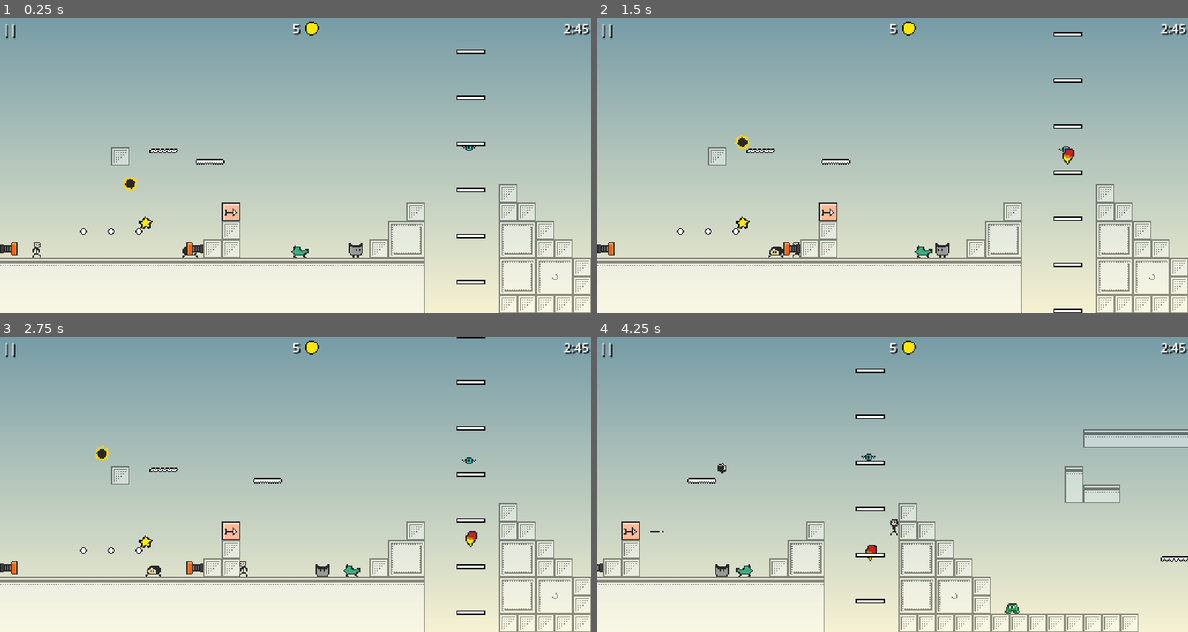
Above: before the commit, frames 1-4 (two rows, left to right).
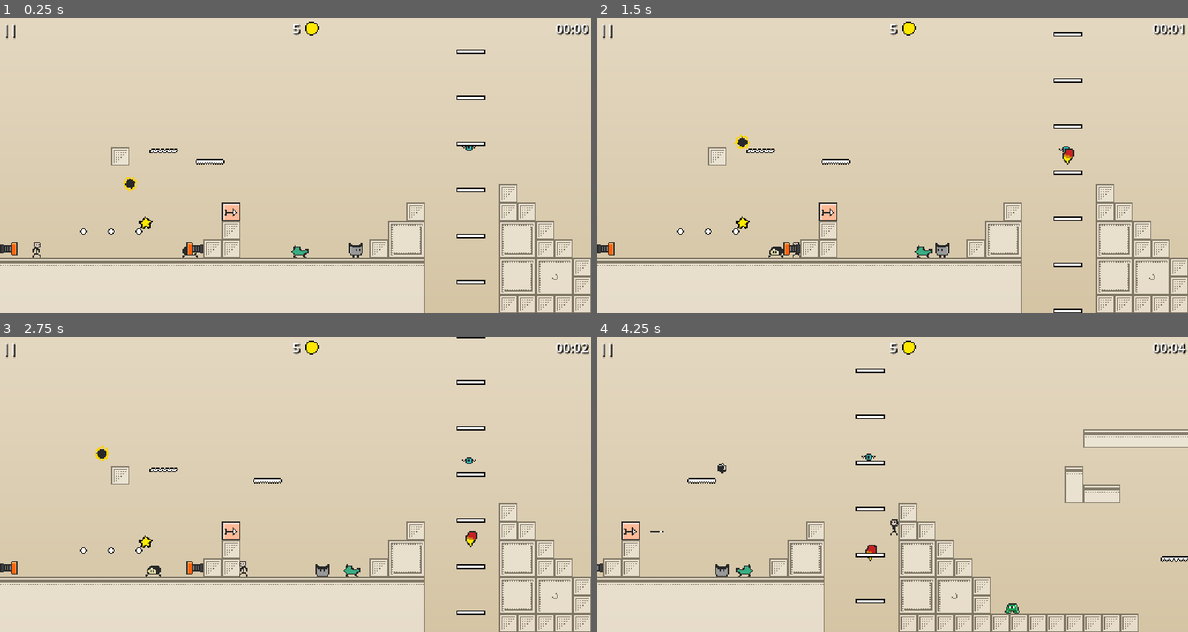
Above: after the commit, the same moments.

Repository: yannicka/ninja
Game: Godot game, scene res://src/Scenes/Game.tscn
Two runs of this game, one before a commit and one after it. Both use one fixed random seed, a clock stepped at 60 frames per second and the inputs below.
Inputs:
- Up to frame 1 (0.25 s): no input
- Up to frame 2 (1.5 s): hold Space (space) 0.53-1.28 s; hold Right (ui_right) from 0.53 s (still down); tap Up (ui_up) at 0.77 s; tap Space (space) at 1.35 s
- Up to frame 3 (2.75 s): tap Up (ui_up) at 1.52 s; release Right (ui_right) at 2.03 s; hold Left (ui_left) from 2.03 s (still down); hold Space (space) from 2.03 s (still down)
- Up to frame 4 (4.25 s): release Left (ui_left) at 2.78 s; release Space (space) at 2.78 s; hold Right (ui_right) from 2.78 s (still down); tap Space (space) at 2.85 s; tap Up (ui_up) at 3.02, 3.77 s; hold Space (space) from 3.53 s (still down)

The runs differ from the first frame. In frame 1, 75% of the frame differs, in the area x 0-100%, y 0-100%; in frame 2, 74%; in frame 3, 74%; in frame 4, 78%.

Commit message:
Ajout d'un compteur du nombre de secondes écoulées

Diff:
--- a/src/Scenes/Game.gd
+++ b/src/Scenes/Game.gd
@@ -1,4 +1,16 @@
 extends Node2D
+
+var seconds_elapsed = 0
+
+func _ready() -> void:
+	var timer = Timer.new()
+	timer.connect("timeout", func():
+		seconds_elapsed += 1
+		$CanvasLayer/HBoxContainer/MarginContainer3/Label.set_text(format_time(seconds_elapsed))
+	)
+	timer.wait_time = 1
+	add_child(timer)
+	timer.start()
 
 # var i = 0
 #
@@ -22,3 +34,9 @@
 
 func _on_jump_button_released():
 	$Level/Player.jumping = false
+
+func format_time(seconds: float) -> String:
+	var minutes = seconds / 60
+	var _seconds = fmod(seconds, 60)
+
+	return "%02d:%02d" % [minutes, _seconds]
--- a/src/Scenes/Game.tscn
+++ b/src/Scenes/Game.tscn
@@ -5,7 +5,8 @@
 [ext_resource type="Texture2D" uid="uid://j05twmx0bxdi" path="res://assets/coin.png" id="3_vur6n"]
 
 [sub_resource type="Gradient" id="Gradient_6ifhi"]
-colors = PackedColorArray(0.468168, 0.613746, 0.653906, 1, 0.965153, 0.949232, 0.826867, 1)
+offsets = PackedFloat32Array(0, 0.995146)
+colors = PackedColorArray(0.894118, 0.847059, 0.756863, 1, 0.835294, 0.772549, 0.647059, 1)
 
 [sub_resource type="GradientTexture2D" id="GradientTexture2D_j3wdl"]
 gradient = SubResource("Gradient_6ifhi")
@@ -40,12 +41,14 @@
 grow_horizontal = 2
 
 [node name="MarginContainer1" type="MarginContainer" parent="CanvasLayer/HBoxContainer"]
+layout_mode = 2
 offset_right = 15.0
 offset_bottom = 19.0
 size_flags_horizontal = 2
 theme_override_constants/margin_left = 2
 
 [node name="Label" type="Label" parent="CanvasLayer/HBoxContainer/MarginContainer1"]
+layout_mode = 2
 offset_left = 2.0
 offset_right = 15.0
 offset_bottom = 19.0
@@ -55,6 +58,7 @@
 text = "||"
 
 [node name="MarginContainer2" type="MarginContainer" parent="CanvasLayer/HBoxContainer"]
+layout_mode = 2
 offset_left = 251.0
 offset_right = 260.0
 offset_bottom = 19.0
@@ -66,6 +70,7 @@
 texture = ExtResource("3_vur6n")
 
 [node name="Label" type="Label" parent="CanvasLayer/HBoxContainer/MarginContainer2"]
+layout_mode = 2
 offset_left = 2.0
 offset_right = 9.0
 offset_bottom = 19.0
@@ -75,19 +80,21 @@
 text = "5"
 
 [node name="MarginContainer3" type="MarginContainer" parent="CanvasLayer/HBoxContainer"]
-offset_left = 488.0
+layout_mode = 2
+offset_left = 481.0
 offset_right = 512.0
 offset_bottom = 19.0
 size_flags_horizontal = 10
 theme_override_constants/margin_right = 2
 
 [node name="Label" type="Label" parent="CanvasLayer/HBoxContainer/MarginContainer3"]
-offset_right = 22.0
+layout_mode = 2
+offset_right = 29.0
 offset_bottom = 19.0
 theme_override_colors/font_color = Color(1, 1, 1, 1)
 theme_override_colors/font_shadow_color = Color(0, 0, 0, 1)
 theme_override_font_sizes/font_size = 11
-text = "2:45"
+text = "00:00"
 
 [node name="CanvasLayer5" type="CanvasLayer" parent="."]
 
